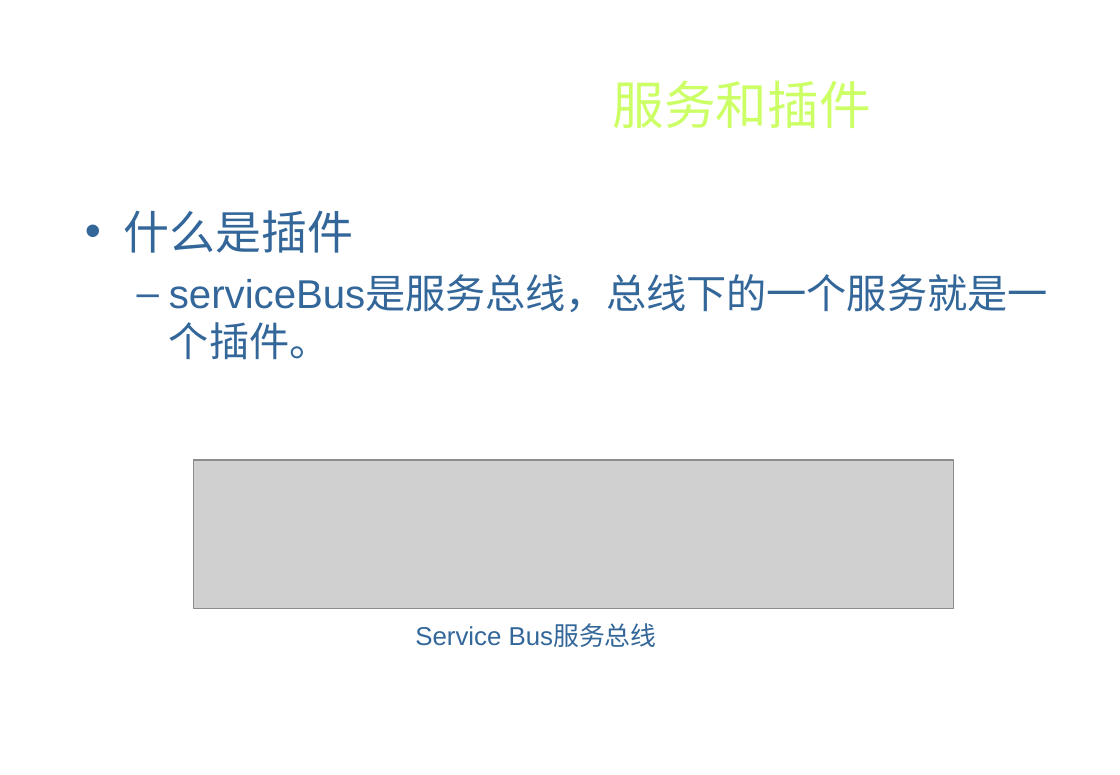
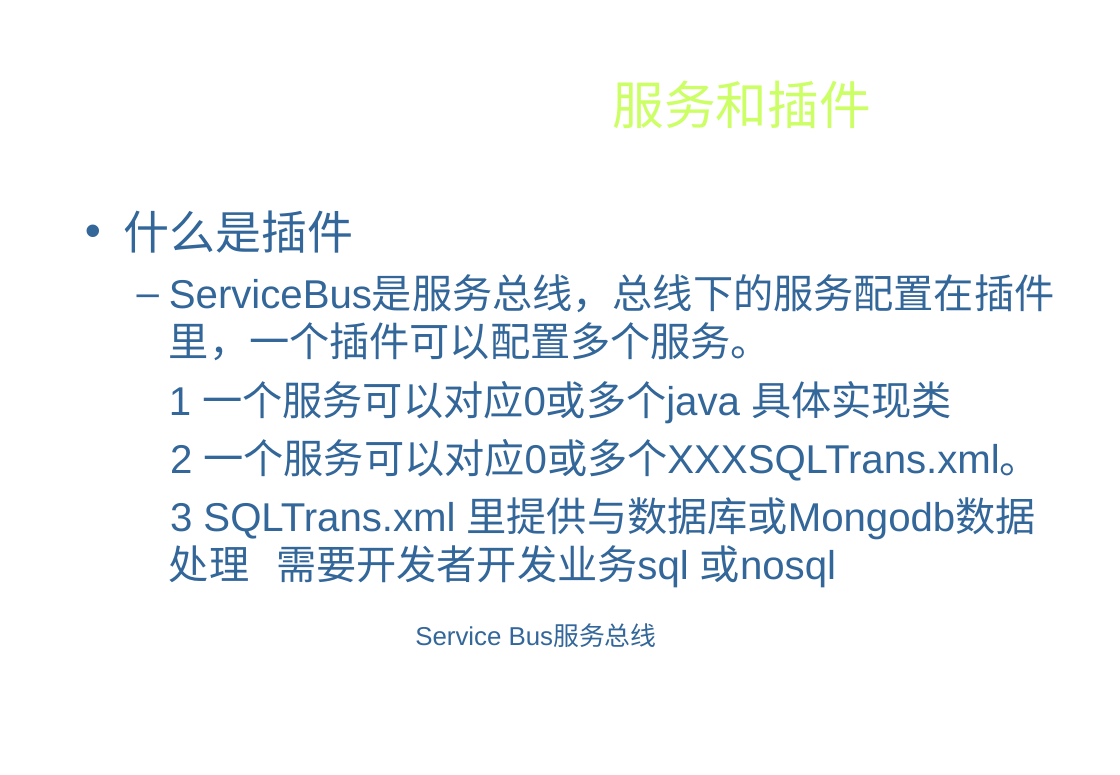
Before and after one commit to xiaowenzigege/CDO, a slide deck: slide 3 of CDODesign/Design/architecture/CDO服务插件开发.ppt. Drawn at 1120x775 pixels with LibreOffice and Linux fonts; fonts in the diff are those of the drawing; grey boxes stand for pictures; background and template pictures are left out. Boxes give left, top, right and bottom in pixels: in the first picture for what was removed or moved away, otherwise in the second. Text is boxed around its words. In the diff, an @@ line names an element or a change of style, - is before the commit and + after.

```diff
--- a/CDODesign/Design/architecture/CDO服务插件开发.ppt
+++ b/CDODesign/Design/architecture/CDO服务插件开发.ppt
@@ text at bbox=[169, 276, 1054, 588]: text changed @@
-  – serviceBus是服务总线，总线下的一个服务就是一个插件。
+  – ServiceBus是服务总线，总线下的服务配置在插件里，一个插件可以配置多个服务。
+  1 一个服务可以对应0或多个java 具体实现类
+  2 一个服务可以对应0或多个XXXSQLTrans.xml。
+  3 SQLTrans.xml 里提供与数据库或Mongodb数据 处理 需要开发者开发业务sql 或nosql
@@ picture removed at bbox=[193, 460, 953, 609] @@
```
Also in this commit, not shown: 10 other slides changed, 9 slides added, 6 slides removed, 1 other file.
